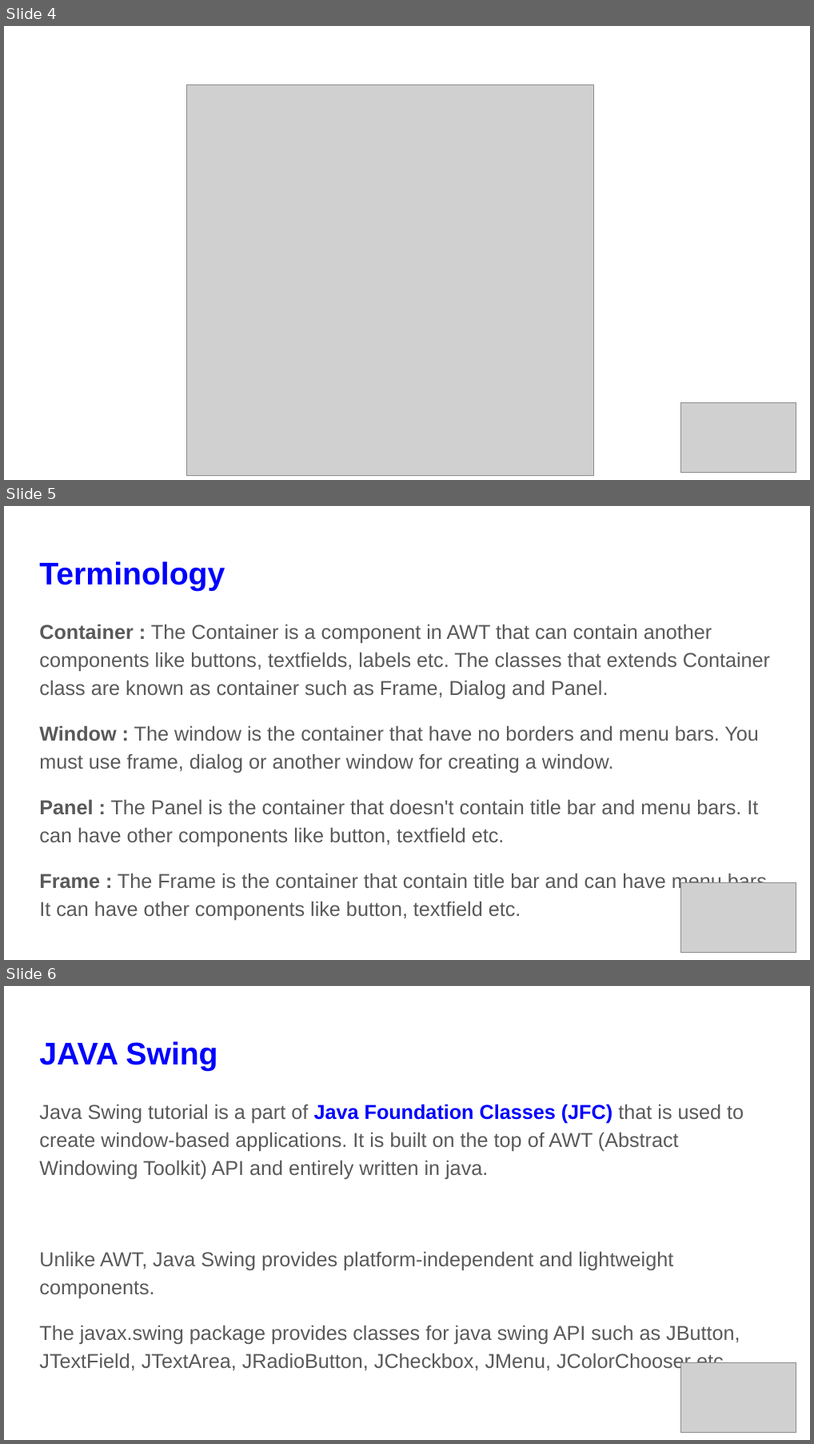
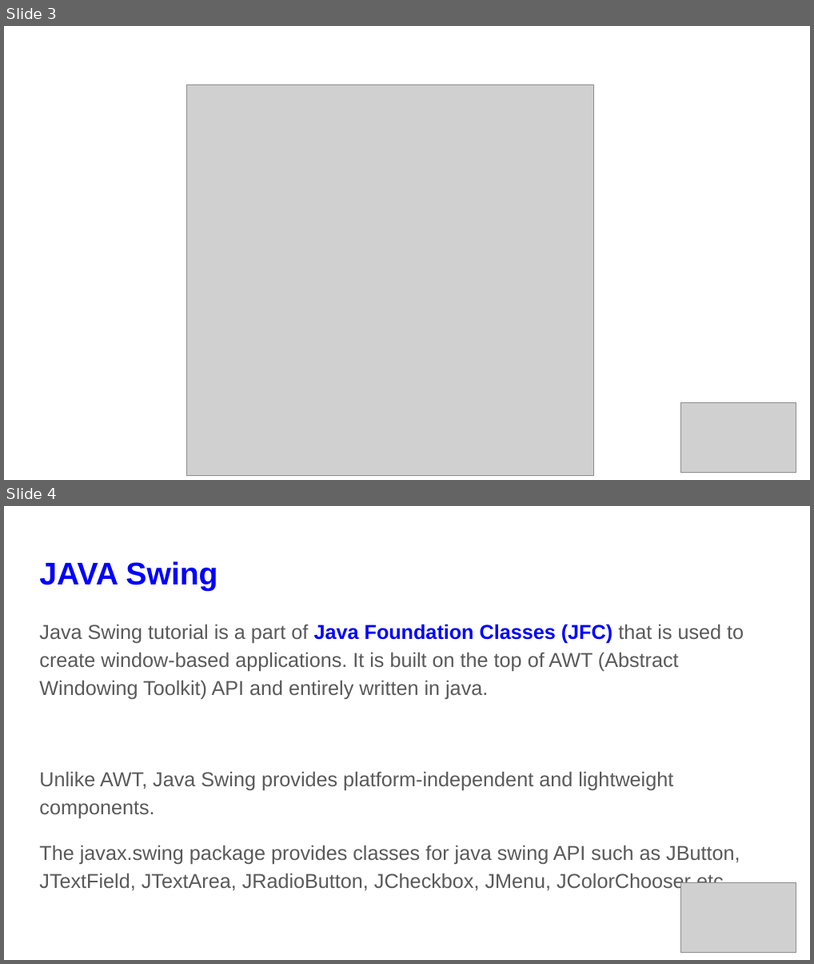
Before and after one commit to saifnalband/JAVA_OOPS, a slide deck: slides/Lec-35.pptx. Shown one above the other, each under a label of ours: slides 4, 5 and 6 before the commit, slides 3 and 4 after it. The pictures are 814x1444 and 814x964 pixels, drawn with LibreOffice and Linux fonts; fonts in the diff are those of the drawing; grey boxes stand for pictures. Boxes give left, top, right and bottom in pixels: in the first picture for what was removed or moved away, otherwise in the second. Text is boxed around its words. In the diff, an @@ line names an element or a change of style, - is before the commit and + after.

```diff
--- a/slides/Lec-35.pptx
+++ b/slides/Lec-35.pptx
@@ slide 5 removed at <box>4,506,810,960</box>, background #FFFFFF @@
@@ title removed at <box>39,561,225,591</box> @@
-Terminology
@@ text removed at <box>39,624,773,920</box> @@
-Container : The Container is a component in AWT that can contain another components like buttons, textfields, labels etc. The classes that extends Container class are known as container such as Frame, Dialog and Panel.
-Window : The window is the container that have no borders and menu bars. You must use frame, dialog or another window for creating a window.
-Panel : The Panel is the container that doesn't contain title bar and menu bars. It can have other components like button, textfield etc.
-Frame : The Frame is the container that contain title bar and can have menu bars. It can have other components like button, textfield etc.
@@ picture removed at <box>682,883,797,952</box> @@
@@ what was slide 4 is now slide 3 @@
@@ what was slide 6 is now slide 4 @@
```
Also in this commit, not shown: 5 slides changed, 24 slides added, 2 other slides removed, 3 other files.
